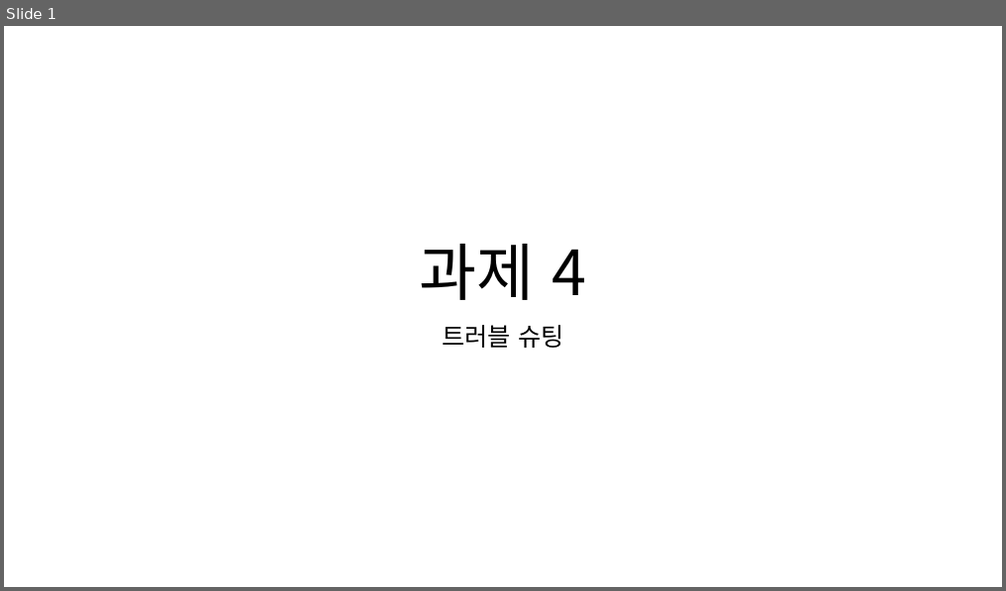
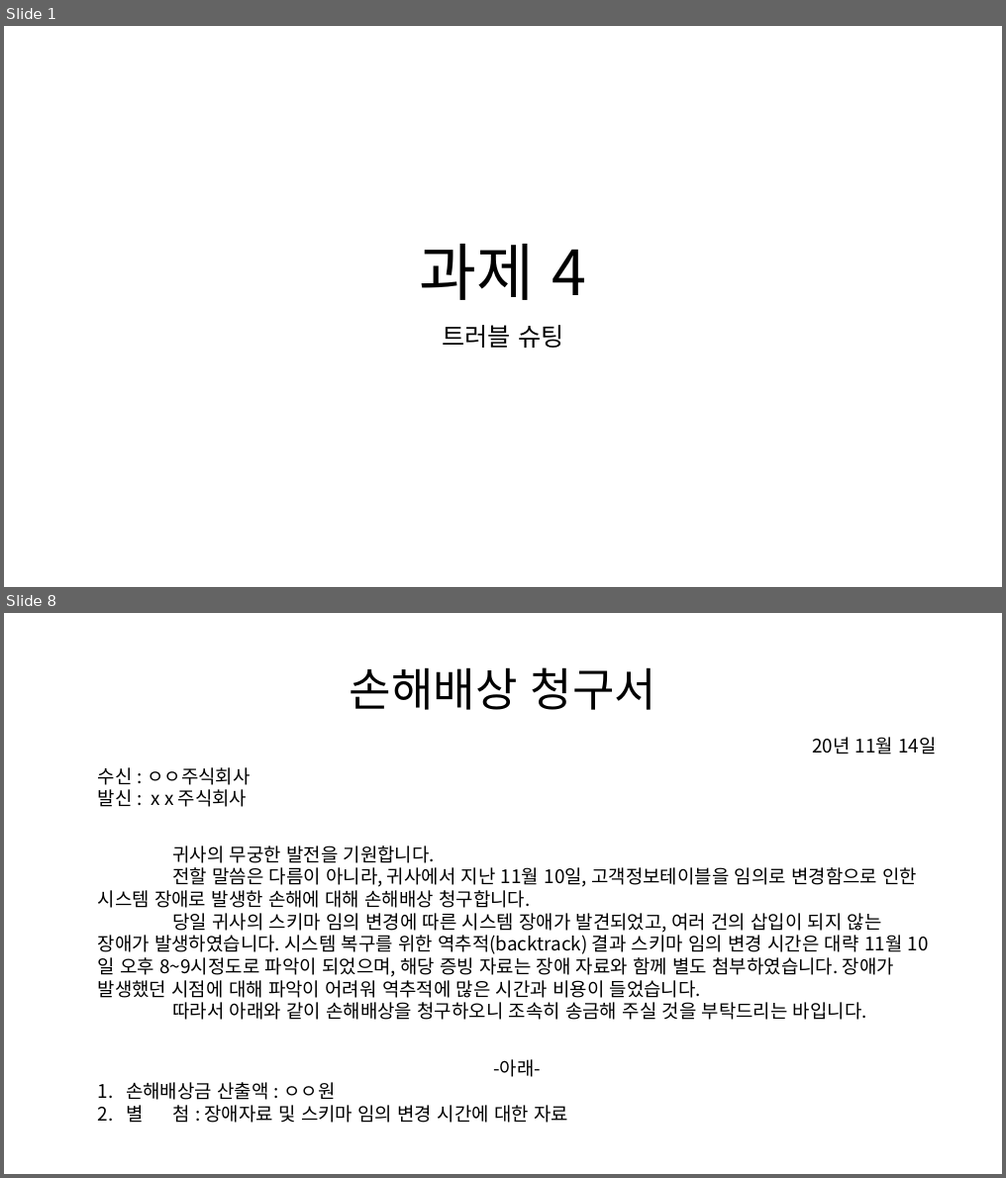
Before and after one commit to mong-head/commento_boot_camp_DBA, a slide deck: 과제4/과제 4.pptx. Shown one above the other, each under a label of ours: slide 1 before the commit, slides 1 and 8 after it; the slides between them are not shown. The pictures are 1006x591 and 1006x1178 pixels, drawn with LibreOffice and Linux fonts; fonts in the diff are those of the drawing. Boxes give left, top, right and bottom in pixels: in the first picture for what was removed or moved away, otherwise in the second. Text is boxed around its words. In the diff, an @@ line names an element or a change of style, - is before the commit and + after.

```diff
--- a/과제4/과제 4.pptx
+++ b/과제4/과제 4.pptx
@@ slide 8 added at (4, 613, 1002, 1174), background #FFFFFF @@
@@ title added at (350, 667, 656, 710), 44 pt, text #000000 @@
+손해배상 청구서
@@ text added at (812, 737, 937, 755), 18 pt, text #000000 @@
+20년 11월 14일
@@ text added at (98, 767, 250, 807), 18 pt, text #000000 @@
+수신 : ㅇㅇ주식회사
+발신 : x x 주식회사
@@ text added at (98, 846, 917, 1020), 18 pt, text #000000 @@
+귀사의 무궁한 발전을 기원합니다.
+전할 말씀은 다름이 아니라, 귀사에서 지난 11월 10일, 고객정보테이블을 임의로 변경함으로 인한 시스템 장애로 발생한 손해에 대해 손해배상 청구합니다.
+당일 귀사의 스키마 임의 변경에 따른 시스템 장애가 발견되었고, 여러 건의 삽입이 되지 않는 장애가 발생하였습니다. 시스템 복구를 위한 역추적(backtrack) 결과 스키마 임의 변경 시간은 대략 11월 10일 오후 8~9시정도로 파악이 되었으며, 해당 증빙 자료는 장애 자료와 함께 별도 첨부하였습니다. 장애가 발생했던 시점에 대해 파악이 어려워 역추적에 많은 시간과 비용이 들었습니다.
+따라서 아래와 같이 손해배상을 청구하오니 조속히 송금해 주실 것을 부탁드리는 바입니다.
@@ text added at (126, 1059, 568, 1123), 18 pt, text #000000 @@
+-아래-
+1. 손해배상금 산출액 : ㅇㅇ원
+2. 별 첨 : 장애자료 및 스키마 임의 변경 시간에 대한 자료
```
Also in this commit, not shown: 4 slides changed, 6 other slides added, 1 slide removed.
